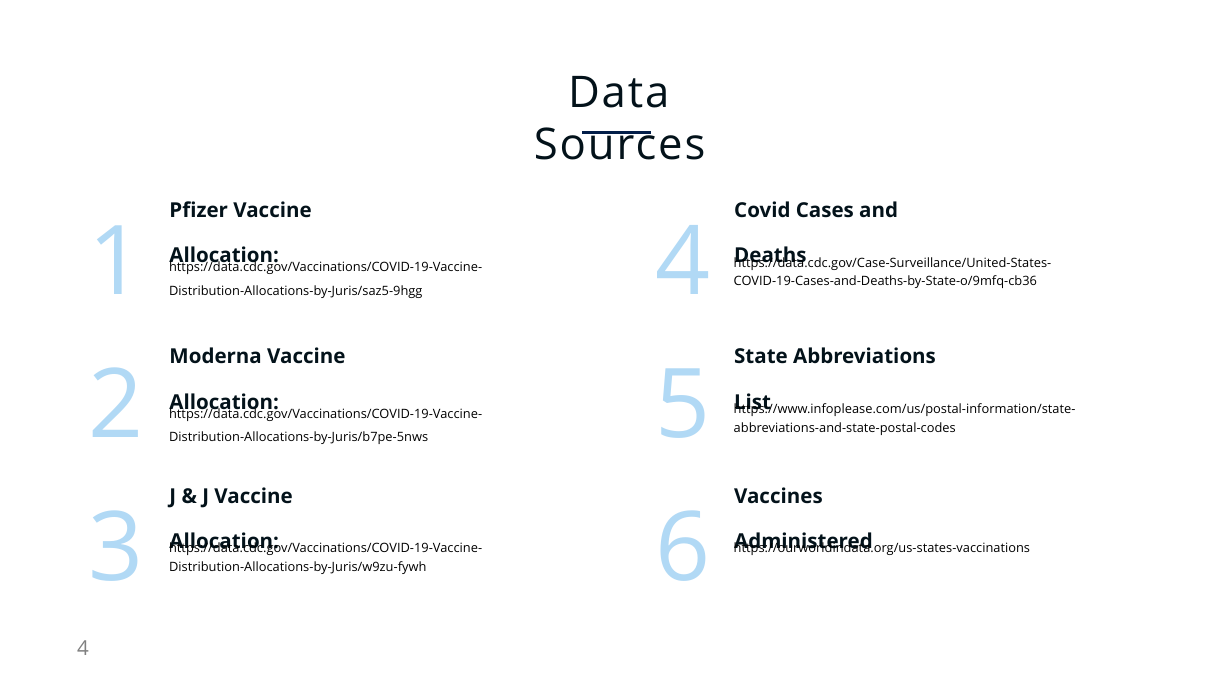
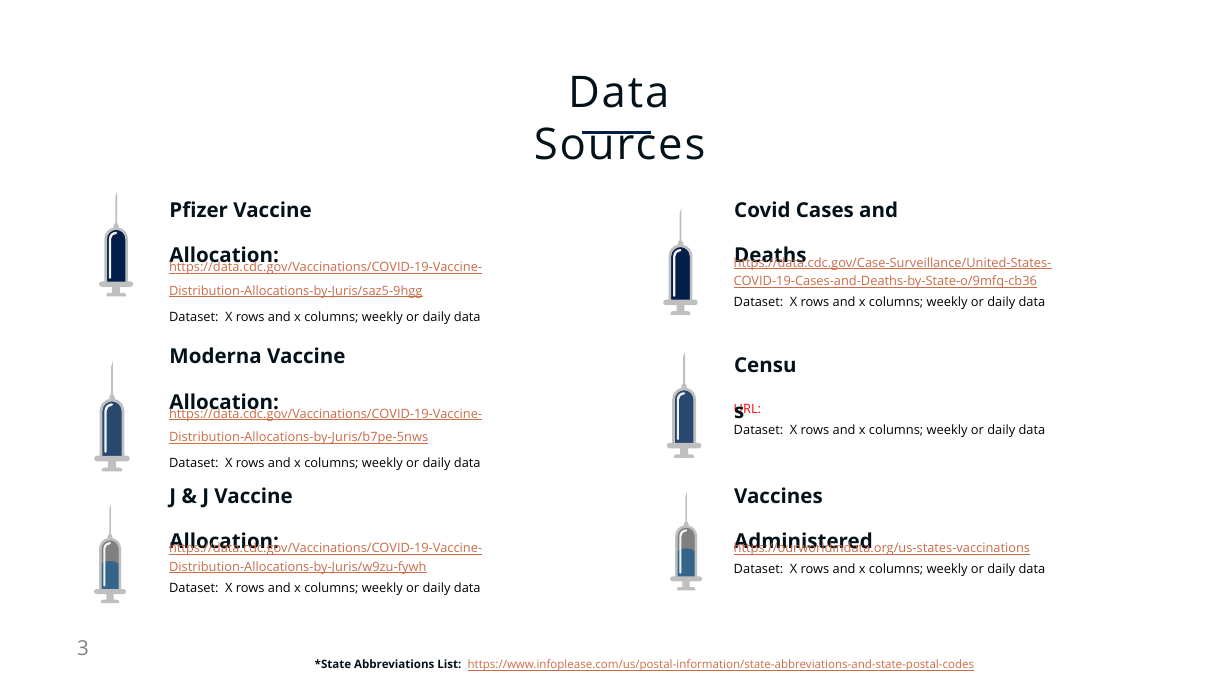
Before and after one commit to AnneNiemiec/Project_One, a slide deck: slide 3 of presentation/Project_one.pptx (slide 4 before the commit). Drawn at 1232x693 pixels with LibreOffice and Linux fonts; fonts in the diff are those of the drawing. Boxes give left, top, right and bottom in pixels: in the first picture for what was removed or moved away, otherwise in the second. Text is boxed around its words. In the diff, an @@ line names an element or a change of style, - is before the commit and + after.

```diff
--- a/presentation/Project_one.pptx
+++ b/presentation/Project_one.pptx
@@ group added at (x1=98, y1=191, x2=134, y2=296): 4 freeform shapes @@
@@ group added at (x1=663, y1=207, x2=699, y2=315): 4 freeform shapes @@
@@ text removed at (x1=89, y1=225, x2=144, y2=294) @@
-1
@@ text removed at (x1=655, y1=225, x2=710, y2=294) @@
-4
@@ text at (x1=169, y1=259, x2=482, y2=298): text colour #000000 to #CA6C48, underline on in "https://data.cdc.gov/Vaccinations/COVID-19-Vaccine-Distribut ..." @@
@@ text at (x1=734, y1=254, x2=1052, y2=288): text colour #000000 to #CA6C48, underline on in "https://data.cdc.gov/Case-Surveillance/United-States-COVID-1 ..." @@
@@ text at (x1=734, y1=296, x2=1046, y2=309): paragraph added @@
+Dataset: X rows and x columns; weekly or daily data
@@ text at (x1=169, y1=311, x2=481, y2=324): paragraph added @@
+Dataset: X rows and x columns; weekly or daily data
@@ group added at (x1=666, y1=350, x2=702, y2=458): 4 freeform shapes @@
@@ text added at (x1=730, y1=355, x2=811, y2=399), 32 pt, text #03121A, bold @@
+Census
@@ text removed at (x1=734, y1=347, x2=936, y2=415) @@
-State Abbreviations List
@@ text removed at (x1=89, y1=367, x2=144, y2=437) @@
-2
@@ group added at (x1=93, y1=360, x2=130, y2=471): 4 freeform shapes @@
@@ text removed at (x1=655, y1=368, x2=710, y2=438) @@
-5
@@ text at (x1=169, y1=406, x2=482, y2=444): text colour #000000 to #CA6C48, underline on in "https://data.cdc.gov/Vaccinations/COVID-19-Vaccine-Distribut ..." @@
@@ text at (x1=734, y1=403, x2=1046, y2=437): text changed @@
-https://www.infoplease.com/us/postal-information/state-abbreviations-and-state-postal-codes
+URL:
+Dataset: X rows and x columns; weekly or daily data
@@ text at (x1=169, y1=457, x2=481, y2=470): paragraph added @@
+Dataset: X rows and x columns; weekly or daily data
@@ group added at (x1=93, y1=503, x2=127, y2=603): 4 freeform shapes @@
@@ group added at (x1=670, y1=491, x2=703, y2=591): 4 freeform shapes @@
@@ text removed at (x1=89, y1=510, x2=144, y2=581) @@
-3
@@ text removed at (x1=655, y1=510, x2=710, y2=581) @@
-6
@@ text at (x1=169, y1=540, x2=482, y2=574): text colour #000000 to #CA6C48, underline on in "https://data.cdc.gov/Vaccinations/COVID-19-Vaccine-Distribut ..." @@
@@ text at (x1=734, y1=563, x2=1046, y2=576): paragraph added @@
+Dataset: X rows and x columns; weekly or daily data
@@ text at (x1=734, y1=540, x2=1030, y2=555): text colour #000000 to #CA6C48, underline on in "https://ourworldindata.org/us-states-vaccinations" @@
@@ text at (x1=169, y1=582, x2=481, y2=595): paragraph added @@
+Dataset: X rows and x columns; weekly or daily data
@@ page number at (x1=77, y1=640, x2=89, y2=655): text changed @@
-4
+3
@@ text added at (x1=315, y1=659, x2=975, y2=671), 18 pt, text #CA6C48, underline @@
+*State Abbreviations List: https://www.infoplease.com/us/postal-information/state-abbreviations-and-state-postal-codes
```
Also in this commit, not shown: 5 other slides changed, 8 slides added, 20 slides removed, 2 other files.
